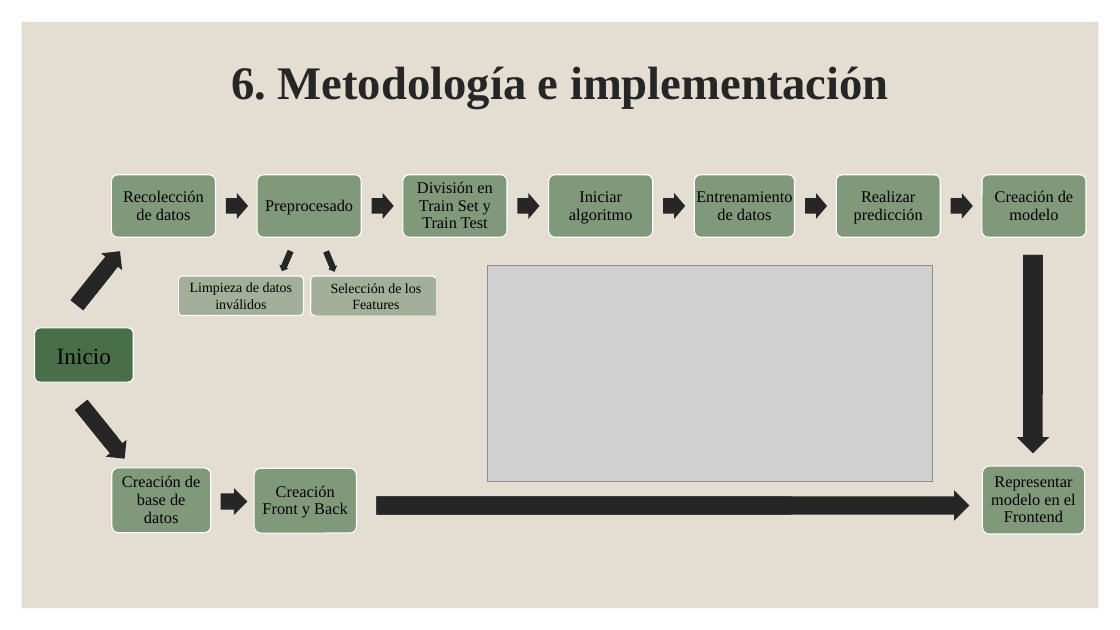
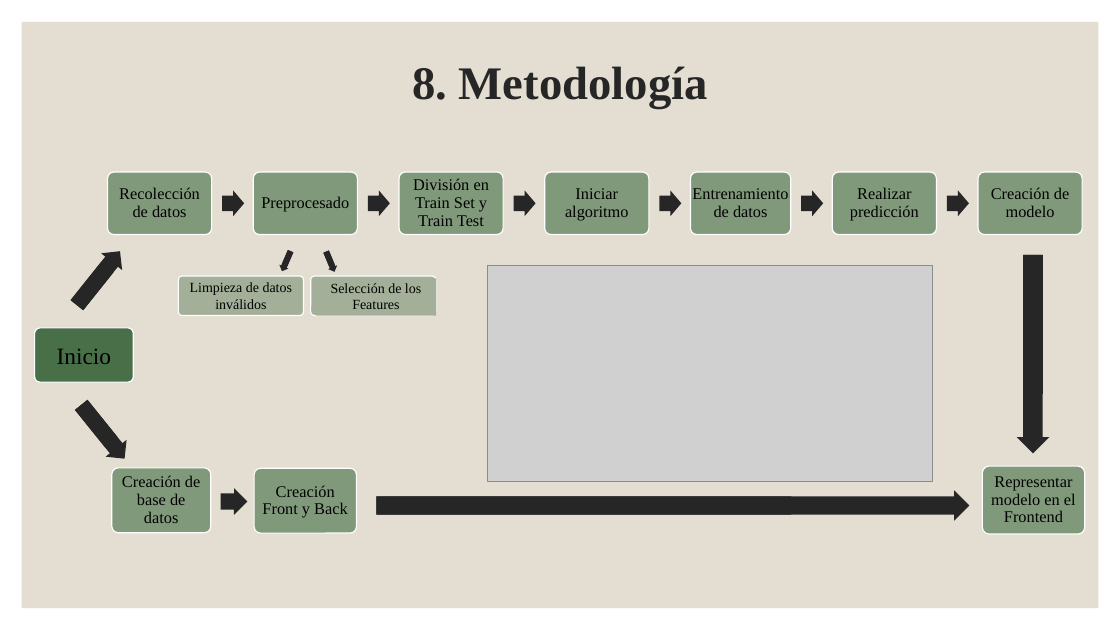
Before and after one commit to jperezlf/MPAIOT, a slide deck: slide 11 of Doc/Presentación TFG.pptx (slide 15 before the commit). Drawn at 1120x630 pixels with LibreOffice and Linux fonts; fonts in the diff are those of the drawing; grey boxes stand for pictures. Boxes give left, top, right and bottom in pixels: in the first picture for what was removed or moved away, otherwise in the second. Text is boxed around its words. In the diff, an @@ line names an element or a change of style, - is before the commit and + after.

```diff
--- a/Doc/Presentación TFG.pptx
+++ b/Doc/Presentación TFG.pptx
@@ title at (412, 66, 708, 109): text changed @@
-6. Metodología e implementación
+8. Metodología
@@ 6 rounded rectangles: place and size @@
-6 rounded rectangles at (112, 175, 1086, 237)
+6 rounded rectangles at (108, 172, 1082, 234)
@@ 7 texts, 5 right arrows: place and size @@
-7 texts, 5 right arrows at (123, 181, 1073, 228)
+7 texts, 5 right arrows at (119, 178, 1069, 226)
```
Also in this commit, not shown: 17 other slides changed, 2 slides added, 6 slides removed.
